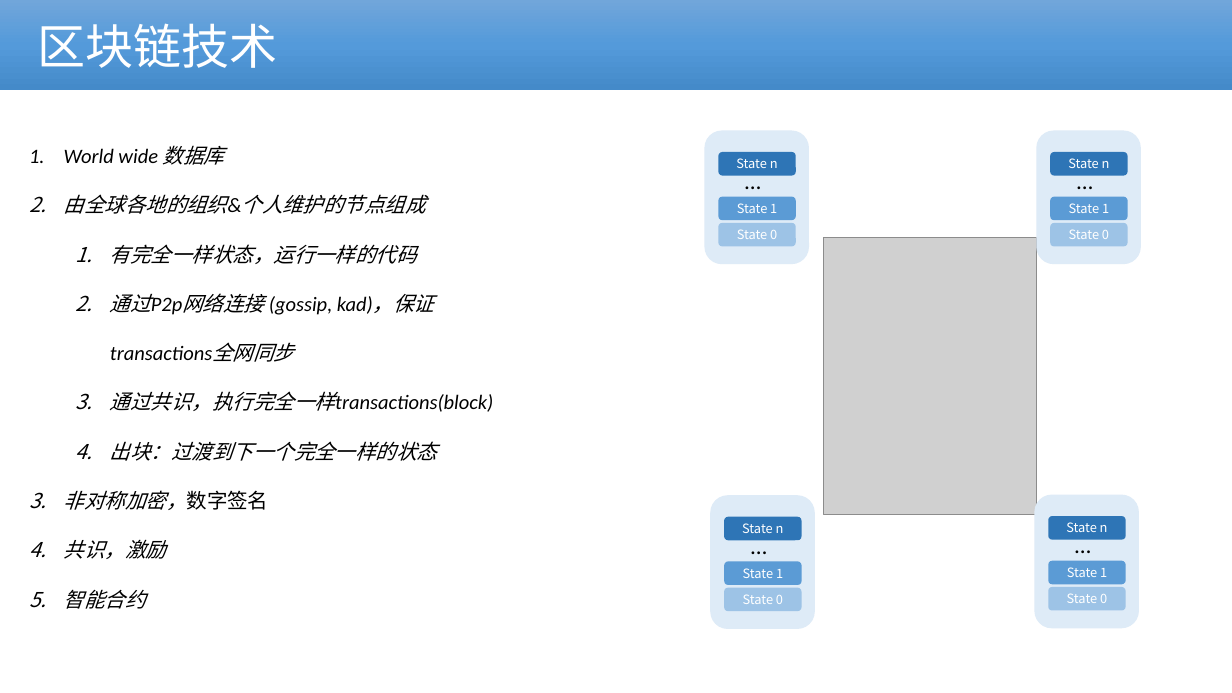
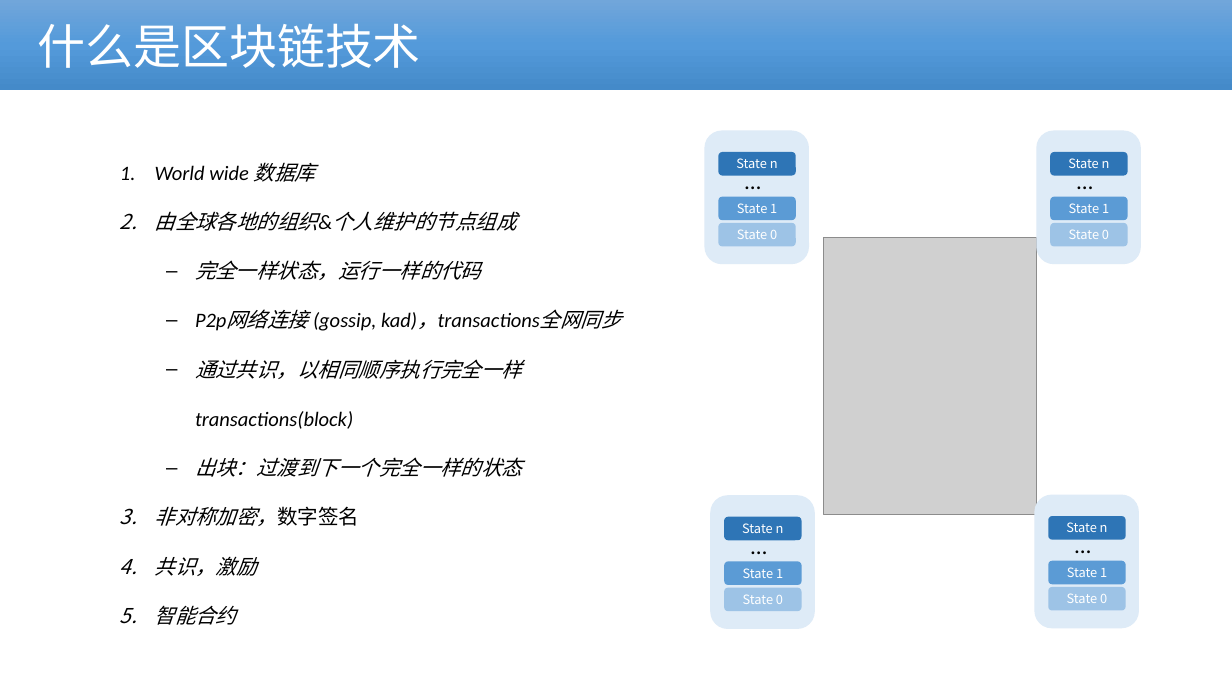
Before and after one commit to cmdpos/gaia, a slide deck: slide 8 of ppt/blockchain-dex.pptx. Drawn at 1232x693 pixels with LibreOffice and Linux fonts; fonts in the diff are those of the drawing; grey boxes stand for pictures; background and template pictures are left out. Boxes give left, top, right and bottom in pixels: in the first picture for what was removed or moved away, otherwise in the second. Text is boxed around its words. In the diff, an @@ line names an element or a change of style, - is before the commit and + after.

Commit message:
upd

```diff
--- a/ppt/blockchain-dex.pptx
+++ b/ppt/blockchain-dex.pptx
@@ text in rectangle at box(38, 23, 421, 68): text changed @@
-区块链技术
+什么是区块链技术
@@ text "World wide 数据库": place and size @@
-text "World wide 数据库" at box(64, 145, 493, 609)
+text "World wide 数据库" at box(155, 162, 522, 625)
@@ text at box(195, 260, 522, 429): text changed @@
-  1. 有完全一样状态，运行一样的代码
-  2. 通过P2p网络连接 (gossip, kad)，保证transactions全网同步
-  3. 通过共识，执行完全一样transactions(block)
+  – 完全一样状态，运行一样的代码
+  – P2p网络连接 (gossip, kad)，transactions全网同步
+  – 通过共识，以相同顺序执行完全一样transactions(block)
@@ text at box(195, 457, 522, 477): bullet 1. to – @@
```
Also in this commit, not shown: 3 other slides changed, 2 slides added, 4 slides removed.
